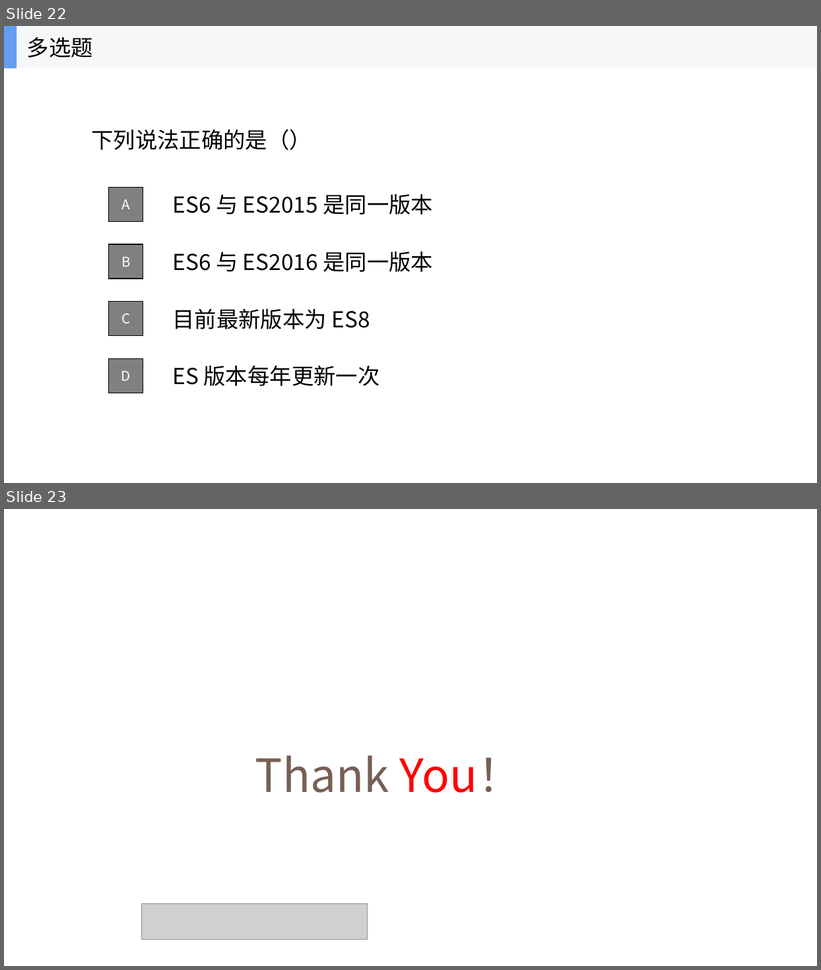
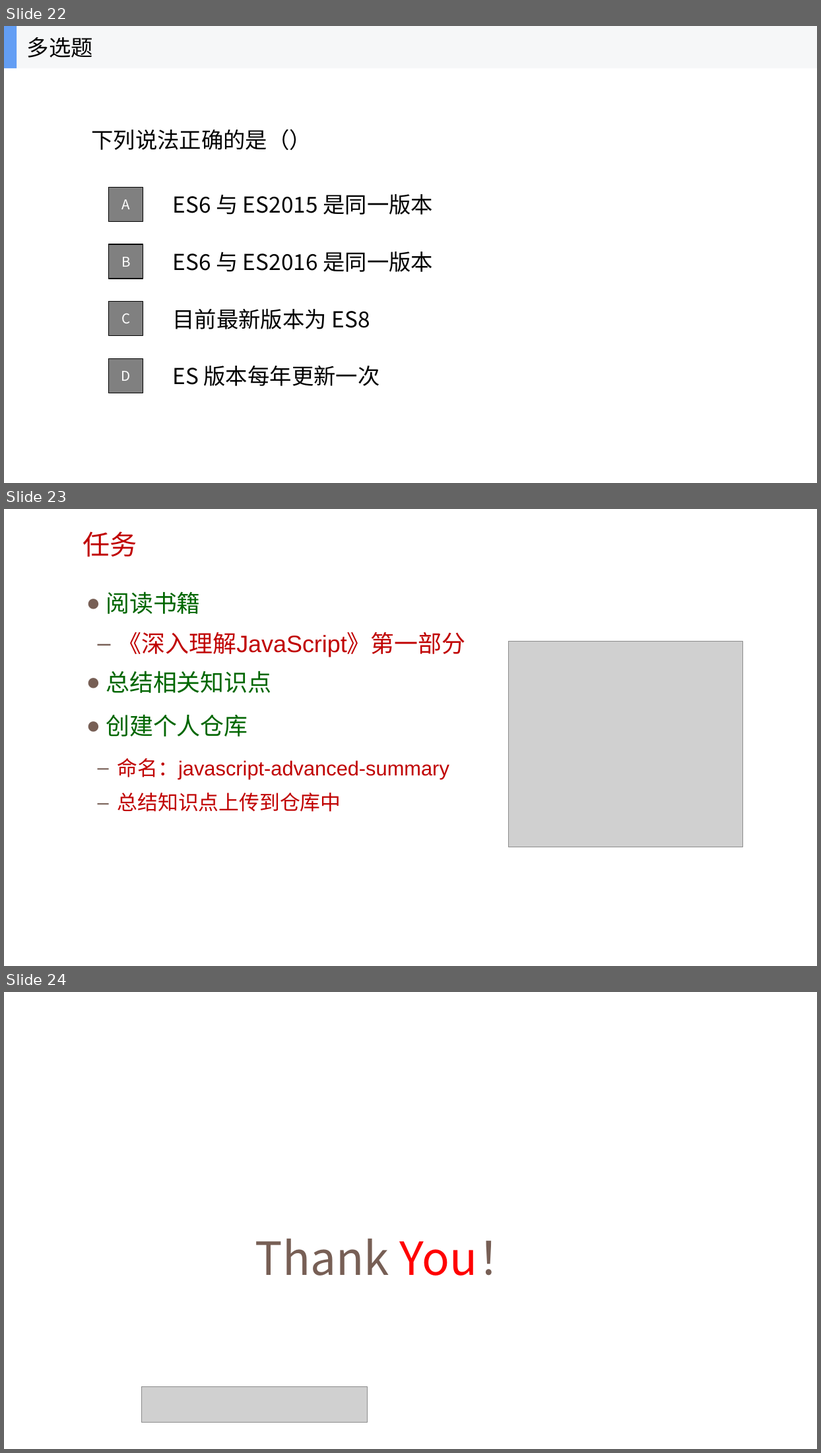
Before and after one commit to xiaoixao/javascript-advanced, a slide deck: 01.JavaScript发展历程及语言特点/01.JavaScript发展历程及语言特点.pptx. Shown one above the other, each under a label of ours: slides 22 and 23 before the commit, slides 22, 23 and 24 after it. The pictures are 821x970 and 821x1453 pixels, drawn with LibreOffice and Linux fonts; fonts in the diff are those of the drawing; grey boxes stand for pictures; background and template pictures are left out. Boxes give left, top, right and bottom in pixels: in the first picture for what was removed or moved away, otherwise in the second. Text is boxed around its words. In the diff, an @@ line names an element or a change of style, - is before the commit and + after.

```diff
--- a/01.JavaScript发展历程及语言特点/01.JavaScript发展历程及语言特点.pptx
+++ b/01.JavaScript发展历程及语言特点/01.JavaScript发展历程及语言特点.pptx
@@ slide 23 added at (4, 509, 817, 966), background picture (left out) @@
@@ text added at (83, 531, 137, 557), 32 pt, text #C00000 @@
+任务
@@ text added at (106, 591, 465, 812), 24 pt, text #C00000 @@
+● 阅读书籍
+  – 《深入理解JavaScript》第一部分
+● 总结相关知识点
+● 创建个人仓库
+  – 命名：javascript-advanced-summary
+  – 总结知识点上传到仓库中
@@ picture added at (508, 642, 743, 848) @@
@@ what was slide 23 is now slide 24 @@
```
Also in this commit, not shown: 1 slide changed, 2 other files.
